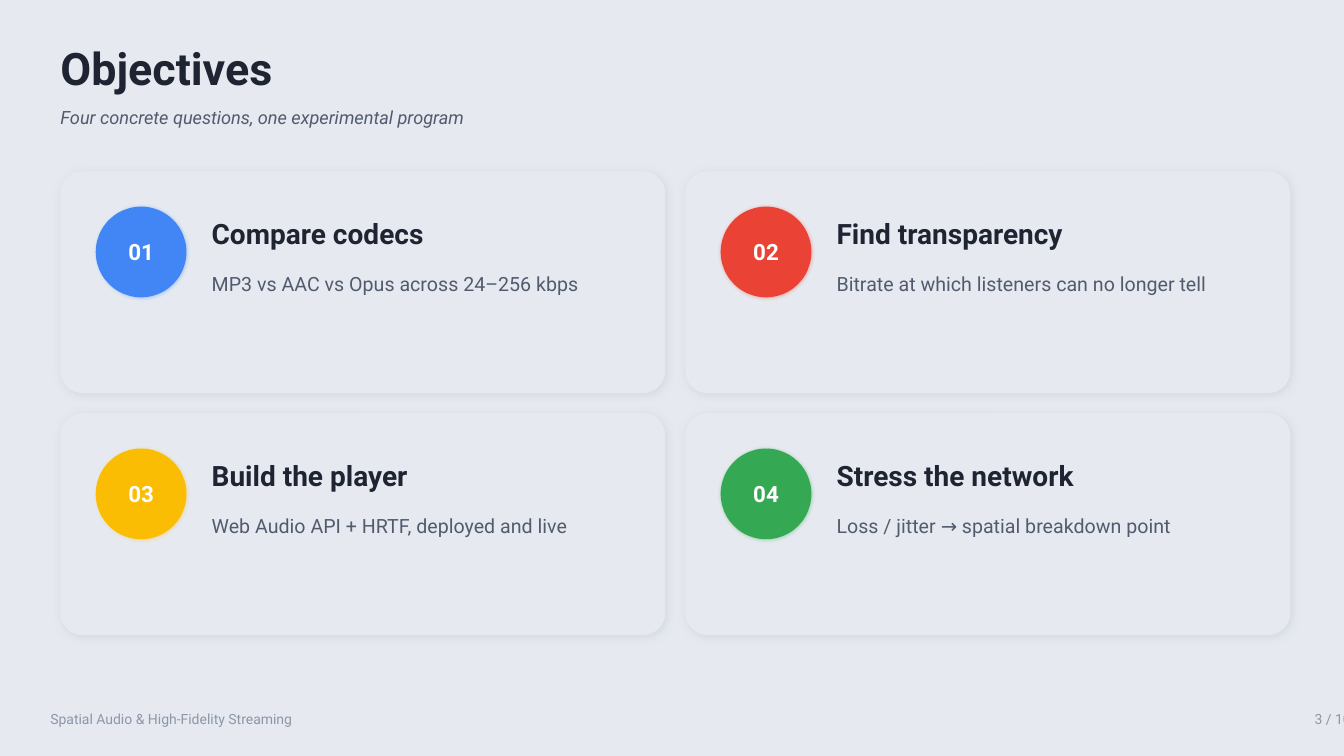
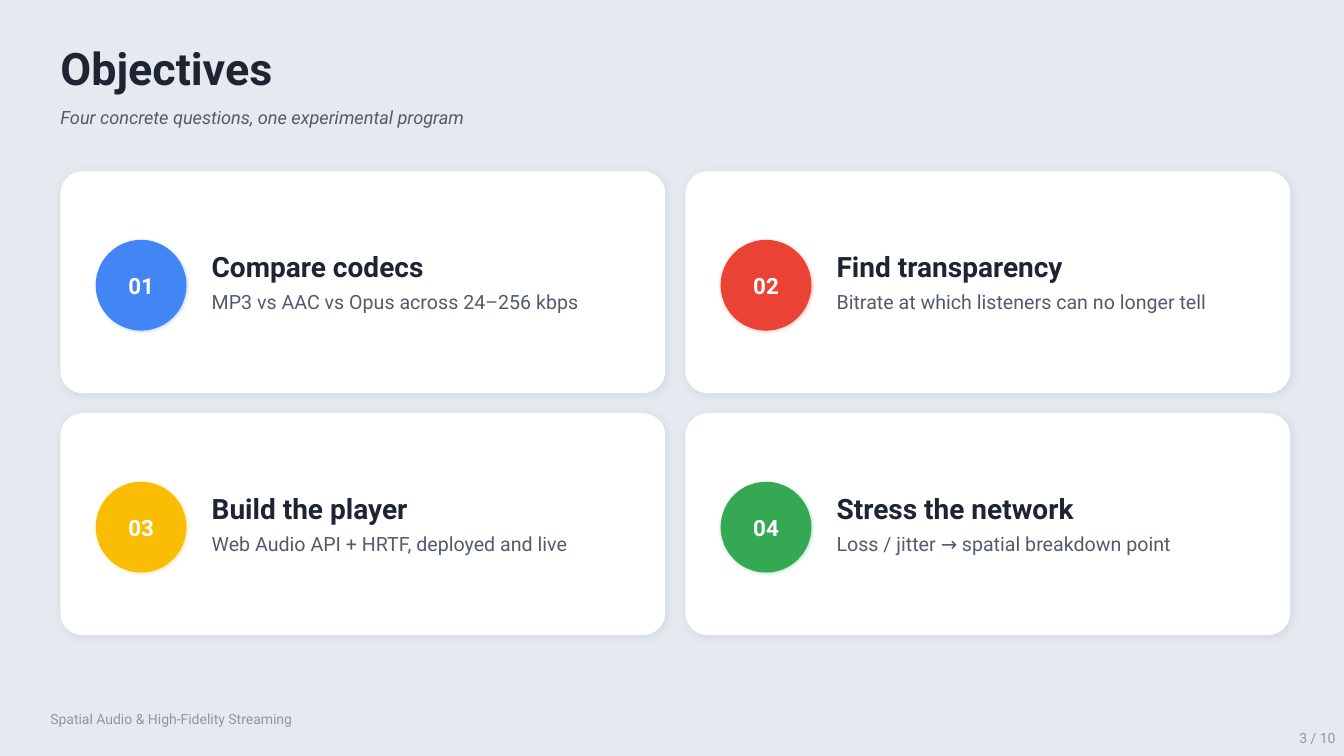
Before and after one commit to vanowarna/spatial-audio-and-high-fidelity-streaming, a slide deck: slide 3 of deliverables/Spatial_Audio_Presentation.pptx. Drawn at 1344x756 pixels with LibreOffice and Linux fonts; fonts in the diff are those of the drawing. Boxes give left, top, right and bottom in pixels: in the first picture for what was removed or moved away, otherwise in the second. Text is boxed around its words. In the diff, an @@ line names an element or a change of style, - is before the commit and + after.

```diff
--- a/deliverables/Spatial_Audio_Presentation.pptx
+++ b/deliverables/Spatial_Audio_Presentation.pptx
@@ fill #E6EAF0 to #FFFFFF in 4 elements at (x1=686, y1=171, x2=1291, y2=393), (x1=60, y1=413, x2=665, y2=635), (x1=686, y1=413, x2=1291, y2=635), (x1=60, y1=171, x2=665, y2=393) @@
@@ 4 ellipses, 4 texts moved together from (x1=96, y1=207, x2=1073, y2=539) to (x1=96, y1=240, x2=1073, y2=573) @@
@@ 4 texts moved together from (x1=212, y1=276, x2=1206, y2=537) to (x1=212, y1=294, x2=1206, y2=555) @@
@@ text "3 / 10" rewrapped from (x1=1315, y1=714, x2=1344, y2=724) to (x1=1299, y1=733, x2=1336, y2=743) @@
```
Also in this commit, not shown: 9 other slides changed, 15 other files.
